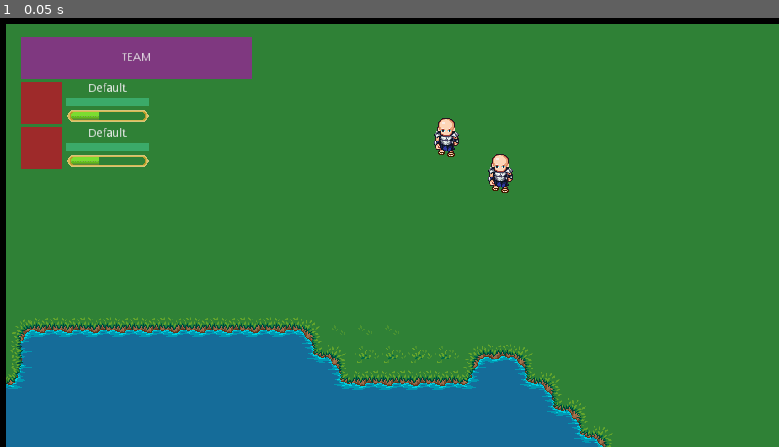
Above: before the commit, frame 1.
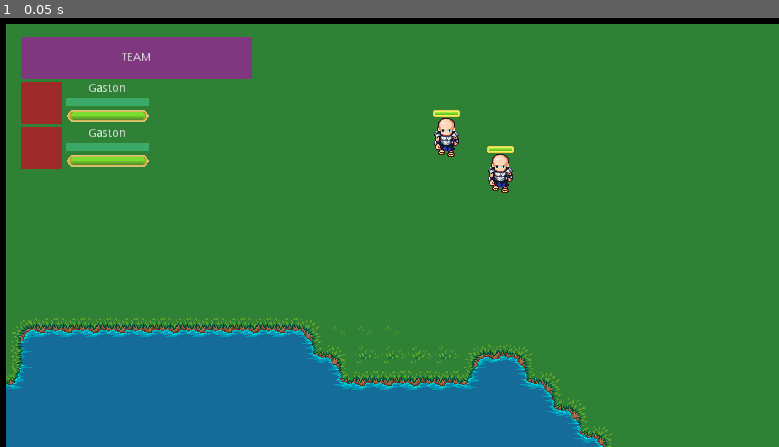
Above: after the commit, the same moment.

Repository: ToshRaka/ftl-metroidvania-civ-medieval
Game: Godot game, scene res://World.tscn
Two runs of this game, one before a commit and one after it. Both use one fixed random seed, a clock stepped at 60 frames per second and the inputs below.
Inputs:
- Up to frame 1 (0.05 s): no input

The runs differ from the first frame. In frame 1, 0.4% of the frame differs, in the area x 10-66%, y 15-35%.

Commit message:
Team HUD with name & hp bar and Character HUD with hp bar

Diff:
--- a/src/Assets/Character.gd
+++ b/src/Assets/Character.gd
@@ -1,12 +1,22 @@
 extends Node2D
 
 onready var CollisionMouse := $CollisionMouse
+onready var HPBar := $MarginContainer/HPBar
+
+signal died
+signal hp_changed
+
+var max_hp : float = 200.0
+var hp := max_hp setget set_hp
+
+var char_name : String = "Gaston" setget set_charname
 
 var selected : bool = false
 var speed : float = 100
 var path := PoolVector2Array() setget set_path
 
 func _ready() -> void:
+	HPBar.update_hp(hp, max_hp)
 	set_process(false)
 
 func _process(delta : float) -> void:
@@ -33,3 +43,19 @@
 	if value.size() == 0:
 		return
 	set_process(true)
+
+func set_hp(value : float) -> void:
+	hp = value
+	if hp <= 0.0:
+		hp = 0.0
+		emit_signal("died")
+	emit_signal("hp_changed", hp, max_hp)
+
+func set_charname(value : String) -> void:
+	# Small reminder to implement a name generator :)
+	char_name = value
+
+func _unhandled_key_input(event: InputEventKey) -> void:
+	# For HP bar testing
+	if event.is_action_released("ui_page_down"):
+		set_hp(hp - 5*max_hp/100)
--- a/src/Assets/Character.tscn
+++ b/src/Assets/Character.tscn
@@ -1,8 +1,11 @@
-[gd_scene load_steps=5 format=2]
+[gd_scene load_steps=8 format=2]
 
 [ext_resource path="res://Assets/Character.gd" type="Script" id=1]
 [ext_resource path="res://LPC_Base_Assets/sprites/people/soldier.png" type="Texture" id=2]
 [ext_resource path="res://Assets/CollisionMouse.gd" type="Script" id=3]
+[ext_resource path="res://Assets/textures/HUD/smallHealthBarBG.png" type="Texture" id=4]
+[ext_resource path="res://Assets/textures/HUD/smallHealthBarFill.png" type="Texture" id=5]
+[ext_resource path="res://Assets/HPBar.gd" type="Script" id=6]
 
 [sub_resource type="RectangleShape2D" id=1]
 extents = Vector2( 16, 28 )
@@ -22,5 +25,20 @@
 
 [node name="Shape" type="CollisionShape2D" parent="CollisionMouse"]
 shape = SubResource( 1 )
+
+[node name="MarginContainer" type="MarginContainer" parent="."]
+margin_left = -15.0
+margin_top = -50.0
+margin_right = 17.0
+margin_bottom = -44.0
+
+[node name="HPBar" type="TextureProgress" parent="MarginContainer"]
+margin_right = 32.0
+margin_bottom = 8.0
+value = 40.0
+texture_over = ExtResource( 4 )
+texture_progress = ExtResource( 5 )
+script = ExtResource( 6 )
+[connection signal="hp_changed" from="." to="MarginContainer/HPBar" method="_on_Character_hp_changed"]
 [connection signal="mouse_entered" from="CollisionMouse" to="CollisionMouse" method="_on_CollisionMouse_mouse_entered"]
 [connection signal="mouse_exited" from="CollisionMouse" to="CollisionMouse" method="_on_CollisionMouse_mouse_exited"]
--- /dev/null
+++ b/src/Assets/HPBar.gd
@@ -0,0 +1,7 @@
+extends TextureProgress
+
+func update_hp(new_hp, max_hp) -> void:
+	value = (new_hp / max_hp) * max_value
+
+func _on_Character_hp_changed(new_hp, max_hp) -> void:
+	update_hp(new_hp, max_hp)
--- a/src/Assets/TeamMemberHUD.gd
+++ b/src/Assets/TeamMemberHUD.gd
@@ -1,7 +1,23 @@
 extends MarginContainer
+
+onready var nameLabel : Label = $HBoxContainer/VBoxContainer/Label
+onready var hpBar : TextureProgress = $HBoxContainer/VBoxContainer/HealthBar
 
 var character
 
+func _ready() -> void:
+	if character:
+		nameLabel.text = character.char_name
+		update_hp(character.hp, character.max_hp)
+
 func set_character(value) -> void:
 	character = value
+	character.connect("hp_changed", self, "_on_Character_hp_changed")
 	update()
+
+func update_hp(new_hp, max_hp) -> void:
+	hpBar.max_value = max_hp
+	hpBar.value = (new_hp / max_hp) * hpBar.max_value
+
+func _on_Character_hp_changed(new_hp, max_hp) -> void:
+	update_hp(new_hp, max_hp)
--- a/src/Assets/TeamMemberHUD.tscn
+++ b/src/Assets/TeamMemberHUD.tscn
@@ -52,5 +52,5 @@
 margin_right = 100.0
 margin_bottom = 48.0
 value = 40.0
-texture_under = ExtResource( 2 )
+texture_over = ExtResource( 2 )
 texture_progress = ExtResource( 3 )
Binary file added: src/Assets/textures/HUD/smallHealthBarBG.png
Not shown, added: src/Assets/textures/HUD/smallHealthBarBG.png.import
Binary file added: src/Assets/textures/HUD/smallHealthBarFill.png
Not shown, added: src/Assets/textures/HUD/smallHealthBarFill.png.import
Not shown, added: src/Assets/textures/HUD/smallHealthBar.kra
